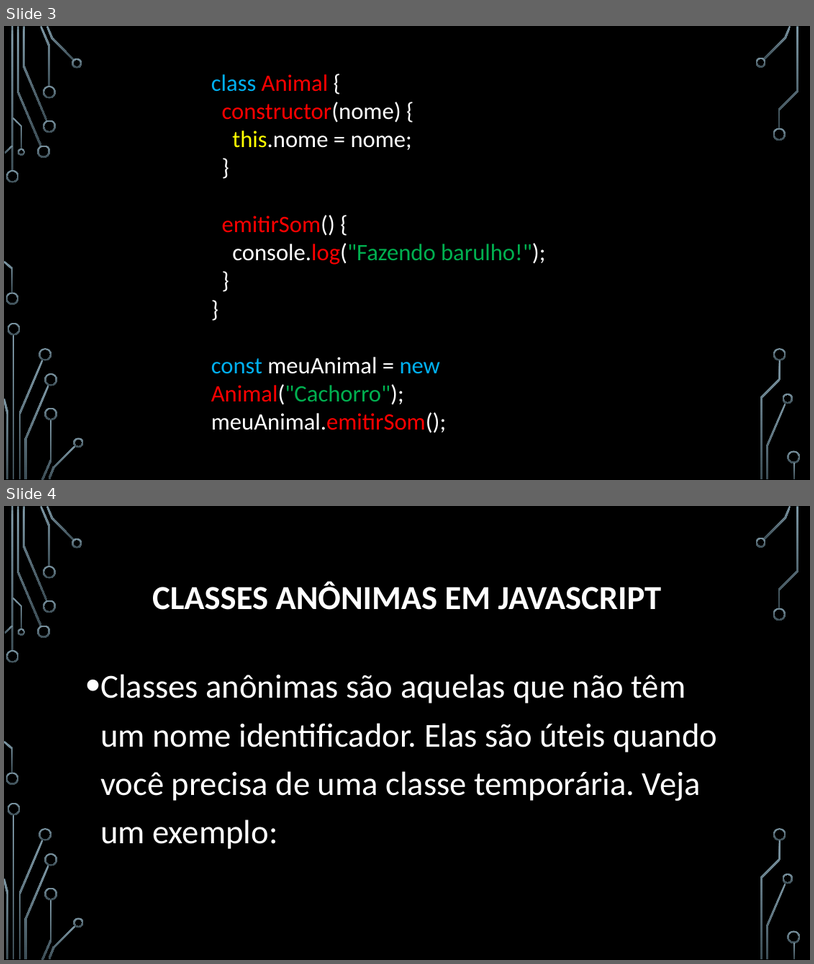
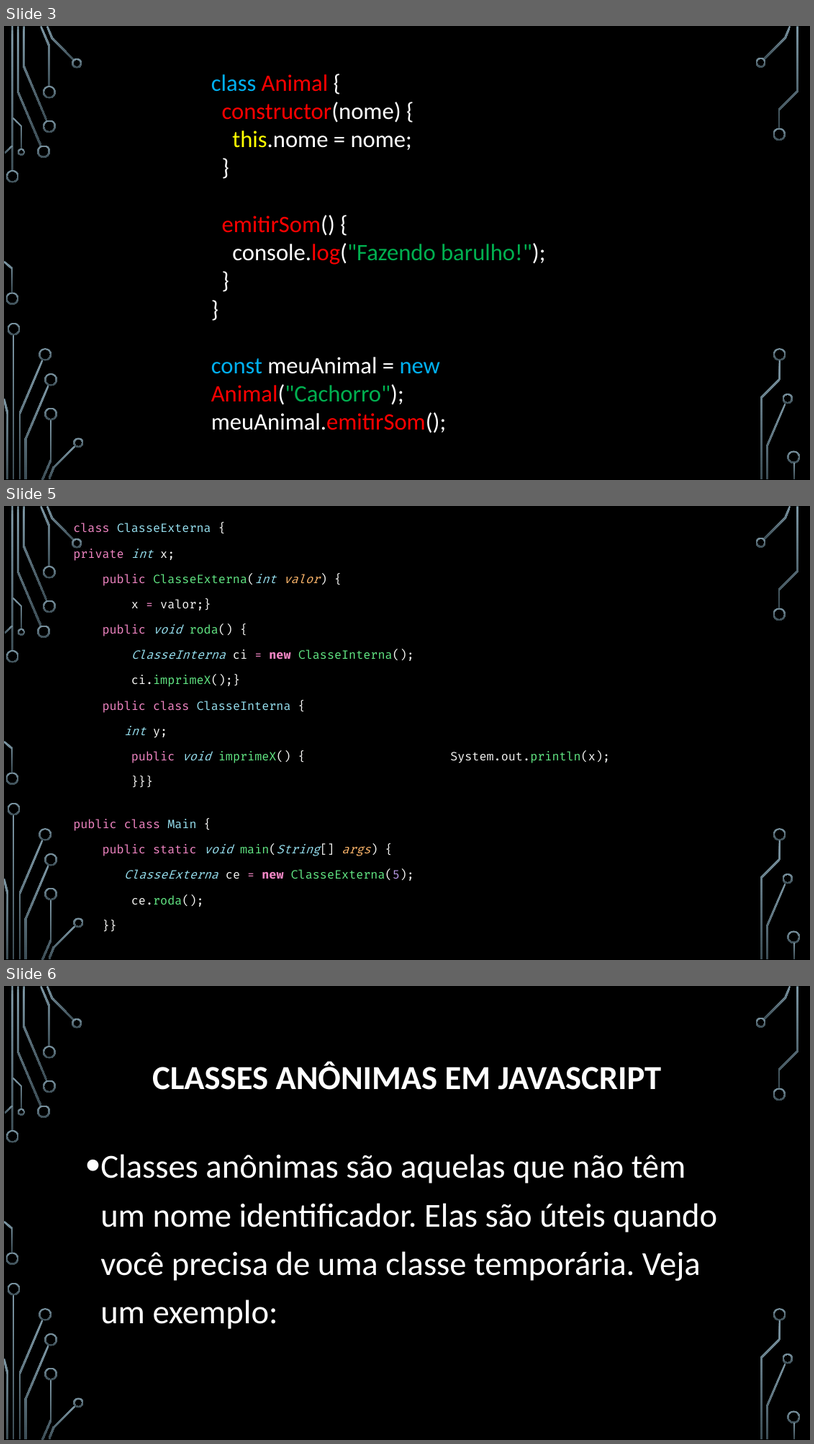
Before and after one commit to JMarques12/Senai2023, a slide deck: FPOO/aula 18/Programação Orientada a Objetos POO.pptx. Shown one above the other, each under a label of ours: slides 3 and 4 before the commit, slides 3, 5 and 6 after it; the slides between them are not shown. The pictures are 814x964 and 814x1444 pixels, drawn with LibreOffice and Linux fonts; fonts in the diff are those of the drawing; background and template pictures are left out. Boxes give left, top, right and bottom in pixels: in the first picture for what was removed or moved away, otherwise in the second. Text is boxed around its words. In the diff, an @@ line names an element or a change of style, - is before the commit and + after.

Commit message:
att

```diff
--- a/FPOO/aula 18/Programação Orientada a Objetos POO.pptx
+++ b/FPOO/aula 18/Programação Orientada a Objetos POO.pptx
@@ slide 5 added at (4, 506, 810, 960), background picture (left out); not listed: 36 template elements that a slide beside it also shows @@
@@ text added at (73, 523, 414, 906), 14 pt, text #97E1F1 @@
+class ClasseExterna {
+private int x;
+public ClasseExterna(int valor) {
+x = valor;}
+public void roda() {
+ClasseInterna ci = new ClasseInterna();
+ci.imprimeX();}
+public class ClasseInterna {
+int y;
+public void imprimeX() { System.out.println(x);
+}}}
+public class Main {
+public static void main(String[] args) {
+ClasseExterna ce = new ClasseExterna(5);
+ce.roda();
+}}
@@ what was slide 4 is now slide 6 @@
```
Also in this commit, not shown: 1 other slide added.
